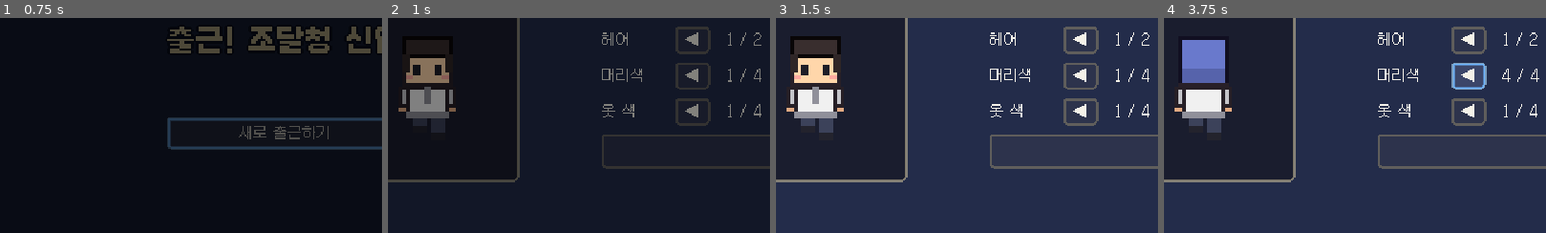
Above: before the commit, frames 1-4 (left to right).
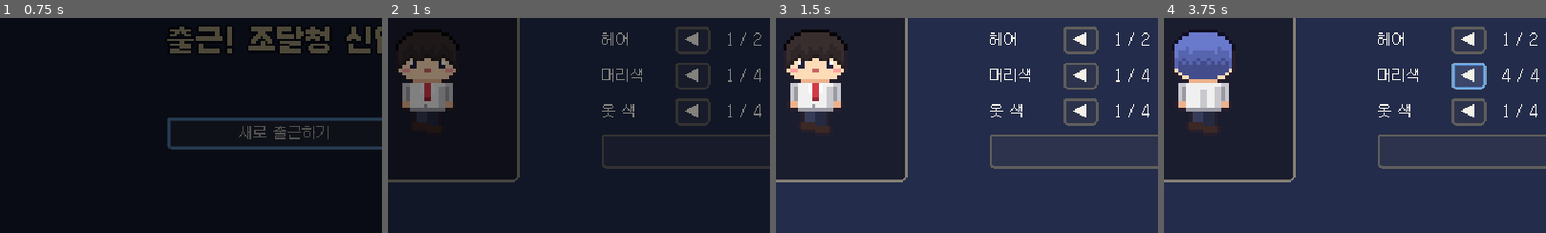
Above: after the commit, the same moments.

Repository: Dicaffeinonemore/jodal_adventure
Game: Godot game, scene res://scenes/title/title.tscn
Two runs of this game, one before a commit and one after it. Both use one fixed random seed, a clock stepped at 60 frames per second and the inputs below.
Inputs (mouse positions are % of the whole screen's width and height, from its top left):
- Up to frame 1 (0.75 s): tap Enter at 0.5 s; move the mouse to (72, 45) at 0.52 s; hold Right (move_right) from 0.53 s (still down); hold Space (interact) from 0.53 s (still down); click (72, 45) at 0.67 s
- Up to frame 2 (1 s): keep holding Right (move_right); keep holding Space (interact)
- Up to frame 3 (1.5 s): release Right (move_right) at 1.25 s; release Space (interact) at 1.25 s; click (68, 34) at 1.27 s; type "12" at 1.35 s
- Up to frame 4 (3.75 s): click "◀" at 2 s; click "▶" at 2.75 s; click "◀" at 3.5 s
The pictures show only the part of the screen within x 13-63%, y 37-87%; the shares and areas given below are measured in that part.

Frame 1 is identical in both runs. In frame 2, 2.6% of the frame differs, in the area x 2-18%, y 8-54%; in frame 3, 3.8%; in frame 4, 4.5%, in the area x 2-18%, y 6-54%.

Commit message:
아트: 2등신 SD 캐릭터·아늑한 타일·운전 아이템 다시 그림
- 주인공: 머리가 큰 2등신 SD, 정장+넥타이, 정면·뒷면·옆면 걷기 4프레임, 머리 2종(틴트 레이어 유지)
- NPC 7종: 나르미(황새)·달이(다람쥐) 마스코트, 팀장·실장(안경), 선배, 업체 사장(모자), 식당 이모(두건)
- 레이어별 자동 외곽선, 타일 17종 -> 30종(책장·정수기·소파·러그·프린터·식탁·침대·옷장·냉장고 등)
- 운전: 트럭·차량 다시 그림, 별·공구상자 아이템 추가
- gen_placeholders.py <png> 로 미리보기 시트 생성
파일명·프레임 배치는 그대로라 진짜 아트로 덮어쓸 수 있다.

Co-Authored-By: Claude Opus 5.5 <noreply@anthropic.com>

Diff:
--- a/scripts/world/tiles.gd
+++ b/scripts/world/tiles.gd
@@ -9,18 +9,27 @@
 const TEXTURE_PATH := "res://assets/sprites/placeholder/tiles.png"
 
 ## Atlas column of each tile. Order must match TILE_COLORS in tools/gen_placeholders.py.
+## Order must match TILES in tools/gen_placeholders.py (append only).
 enum {
 	FLOOR, WALL, DESK, CARPET, PLANT, COUNTER, ASPHALT, PARKING_LINE, GRASS,
 	ENTRANCE, WINDOW_WALL, WOOD_FLOOR, PC_DESK, VENDING, BOARD, MIRROR, TICKET_MACHINE,
+	BOOKSHELF, WATER_COOLER, SOFA, RUG, PRINTER, TABLE, BED_HEAD, BED_FOOT,
+	WARDROBE, HOME_FLOOR, HOME_WALL, FRIDGE, DOOR_MAT,
 }
 
-const SOLID := [WALL, DESK, PLANT, COUNTER, WINDOW_WALL, PC_DESK, VENDING, BOARD, MIRROR, TICKET_MACHINE]
+const SOLID := [
+	WALL, DESK, PLANT, COUNTER, WINDOW_WALL, PC_DESK, VENDING, BOARD, MIRROR, TICKET_MACHINE,
+	BOOKSHELF, WATER_COOLER, SOFA, PRINTER, TABLE, BED_HEAD, BED_FOOT, WARDROBE, HOME_WALL, FRIDGE,
+]
 
 ## ASCII character -> tile.
 const LEGEND := {
 	".": FLOOR, "#": WALL, "D": DESK, ",": CARPET, "P": PLANT, "=": COUNTER,
 	"a": ASPHALT, "|": PARKING_LINE, "g": GRASS, "E": ENTRANCE, "W": WINDOW_WALL,
 	"w": WOOD_FLOOR, "C": PC_DESK, "V": VENDING, "B": BOARD, "M": MIRROR, "K": TICKET_MACHINE,
+	"S": BOOKSHELF, "O": WATER_COOLER, "F": SOFA, "r": RUG, "R": PRINTER, "T": TABLE,
+	"b": BED_HEAD, "n": BED_FOOT, "Z": WARDROBE, "h": HOME_FLOOR, "H": HOME_WALL, "f": FRIDGE,
+	"m": DOOR_MAT,
 }
 
 ## Characters that also spawn an interactable object with this id.
@@ -30,6 +39,10 @@
 	"K": "ticket_machine",
 	"B": "notice_board",
 	"M": "mirror",
+	"b": "bed",
+	"Z": "wardrobe",
+	"f": "fridge",
+	"O": "water_cooler",
 }
 
 static var _tileset: TileSet
Binary file changed: assets/sprites/placeholder/car_npc.png
Binary file changed: assets/sprites/placeholder/car_player.png
Binary file changed: assets/sprites/placeholder/cone.png
Binary file changed: assets/sprites/placeholder/item_coffee.png
Binary file changed: assets/sprites/placeholder/item_energybar.png
Binary file changed: assets/sprites/placeholder/item_gukbap.png
Binary file changed: assets/sprites/placeholder/item_meal.png
Binary file changed: assets/sprites/placeholder/joy_base.png
Binary file changed: assets/sprites/placeholder/joy_knob.png
Binary file changed: assets/sprites/placeholder/npc_cafeteria.png
Binary file changed: assets/sprites/placeholder/npc_dari.png
Binary file changed: assets/sprites/placeholder/npc_narumi.png
(and 17 more such lines)
